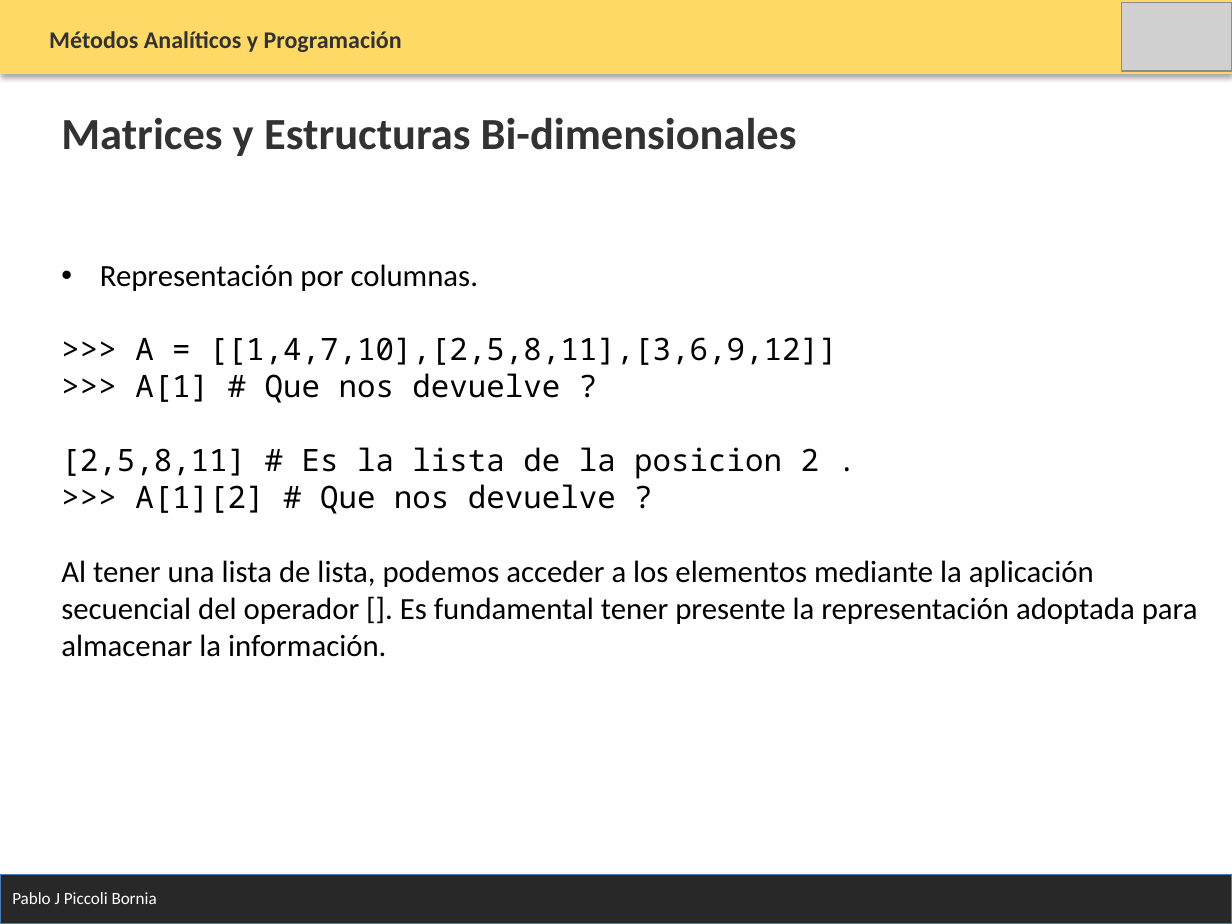
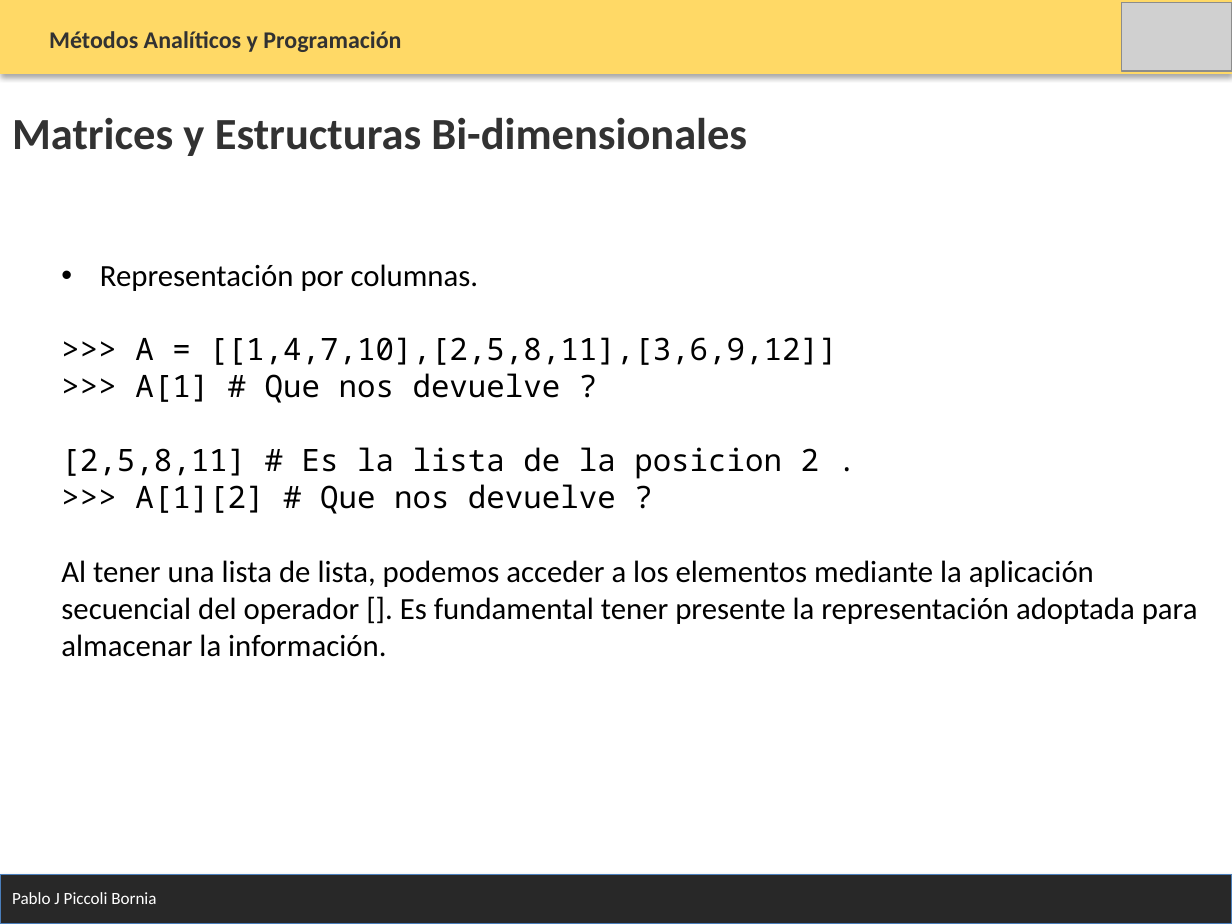
Before and after one commit to PabloPicc/MAyP_2026_1S, a slide deck: slide 6 of clases_teoricas_2026/Clase_9_Matrices.pptx. Drawn at 1232x924 pixels with LibreOffice and Linux fonts; fonts in the diff are those of the drawing; grey boxes stand for pictures. Boxes give left, top, right and bottom in pixels: in the first picture for what was removed or moved away, otherwise in the second. Text is boxed around its words. In the diff, an @@ line names an element or a change of style, - is before the commit and + after.

```diff
--- a/clases_teoricas_2026/Clase_9_Matrices.pptx
+++ b/clases_teoricas_2026/Clase_9_Matrices.pptx
@@ text "Matrices y Estructuras Bi-dimensionales": place and size @@
-text "Matrices y Estructuras Bi-dimensionales" at (61, 117, 797, 156)
+text "Matrices y Estructuras Bi-dimensionales" at (12, 117, 747, 156)
@@ rectangle at (0, 875, 1232, 924): outline #4B7EBC 0.75 pt to #4A7EBB 0.75 pt @@
```
Also in this commit, not shown: 13 other slides changed, 28 other files.
